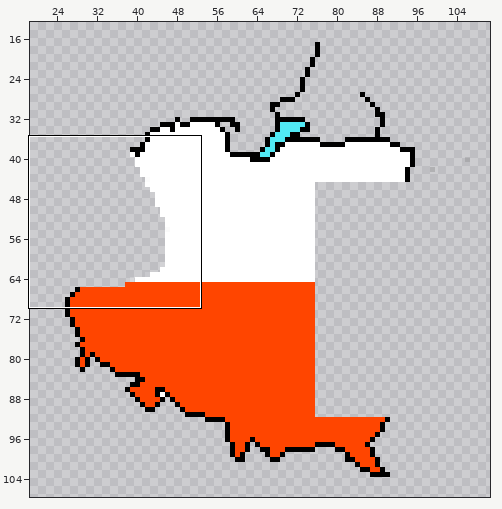
Edited in one commit: sprite sheet (data/image.png). Above, an overview of the earlier version with the close-up marked.
Close-up. Old version:
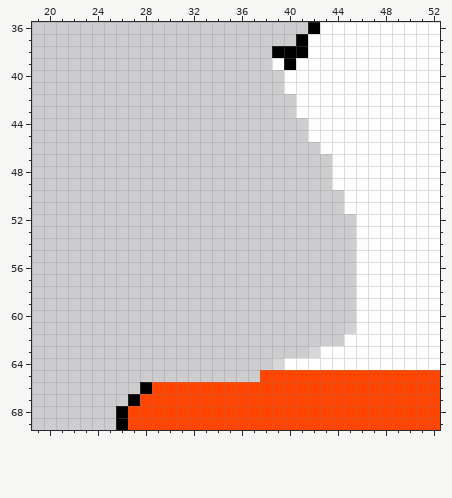
The file is 140x120 pixels. Pixels under 10% opacity are left out. Colours within 5 levels of each other are drawn and written as one. Shown: x 19..52, y 36..69. The wide view leaves out empty margins.
Once edited:
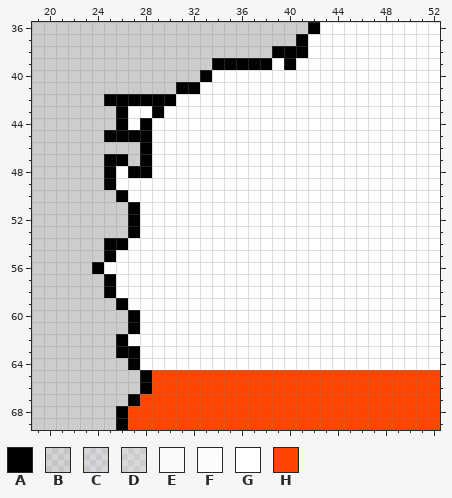
Palette (. is transparent): A #000000  B #ffffff1a  C #ffffff2c  D #ffffff37  E #ffffffec  F #fffffff4  G #ffffff  H #ff4500
Diff:
@@ x 19..52 @@
 38 ....................AAAGGGGGGGGGGG
-39 ....................GAGGGGGGGGGGGG
-40 .....................GGGGGGGGGGGGG
-41 .....................GGGGGGGGGGGGG
-42 ......................GGGGGGGGGGGG
-43 ......................GGGGGGGGGGGG
-44 .......................FGGGGGGGGGG
-45 .......................GGGGGGGGGGG
-46 ........................GGGGGGGGGG
-47 .........................GGGGGGGGG
-48 .........................GGGGGGGGG
-49 .........................GGGGGGGGG
-50 ..........................GGGGGGGG
-51 ..........................GGGGGGGG
-52 ...........................GGGGGGG
-53 ...........................GGGGGGG
-54 ...........................EGGGGGG
-55 ...........................GGGGGGG
-56 ...........................GGGGGGG
-57 ...........................GGGGGGG
-58 ...........................GGGGGGG
-59 ...........................GGGGGGG
-60 ...........................GGGGGGG
-61 ..........................BGGGGGGG
-62 ..........................GGGGGGGG
-63 .......................CGGGGGGGGGG
-64 ....................DGGGGGGGGGGGGG
-65 ...................HHHHHHHHHHHHHHH
+39 ...............AAAAAGAGGGGGGGGGGGG
+40 ..............AGGGGGGGGGGGGGGGGGGG
+41 ............AAGGGGGGGGGGGGGGGGGGGG
+42 ......AAAAAAGGGGGGGGGGGGGGGGGGGGGG
+43 .......AGGAGGGGGGGGGGGGGGGGGGGGGGG
+44 .......AGAGGGGGGGGGGGGGGGGGGGGGGGG
+45 ......AAAAGGGGGGGGGGGGGGGGGGGGGGGG
+46 .........AGGGGGGGGGGGGGGGGGGGGGGGG
+47 ......AA.AGGGGGGGGGGGGGGGGGGGGGGGG
+48 ......AGAAGGGGGGGGGGGGGGGGGGGGGGGG
+49 ......AGGGGGGGGGGGGGGGGGGGGGGGGGGG
+50 .......AGGGGGGGGGGGGGGGGGGGGGGGGGG
+51 ........AGGGGGGGGGGGGGGGGGGGGGGGGG
+52 ........AGGGGGGGGGGGGGGGGGGGGGGGGG
+53 ........AGGGGGGGGGGGGGGGGGGGGGGGGG
+54 ......AAGGGGGGGGGGGGGGGGGGGGGGGGGG
+55 ......AGGGGGGGGGGGGGGGGGGGGGGGGGGG
+56 .....AGGGGGGGGGGGGGGGGGGGGGGGGGGGG
+57 ......AGGGGGGGGGGGGGGGGGGGGGGGGGGG
+58 ......AGGGGGGGGGGGGGGGGGGGGGGGGGGG
+59 .......AGGGGGGGGGGGGGGGGGGGGGGGGGG
+60 ........AGGGGGGGGGGGGGGGGGGGGGGGGG
+61 ........AGGGGGGGGGGGGGGGGGGGGGGGGG
+62 .......AGGGGGGGGGGGGGGGGGGGGGGGGGG
+63 .......AAGGGGGGGGGGGGGGGGGGGGGGGGG
+64 ........AGGGGGGGGGGGGGGGGGGGGGGGGG
+65 .........AHHHHHHHHHHHHHHHHHHHHHHHH
 66 .........AHHHHHHHHHHHHHHHHHHHHHHHH
Boxes around the changes in both close-ups, in picture pixels (x1, y1, x2, y2):
changed: (92, 58, 368, 382)
